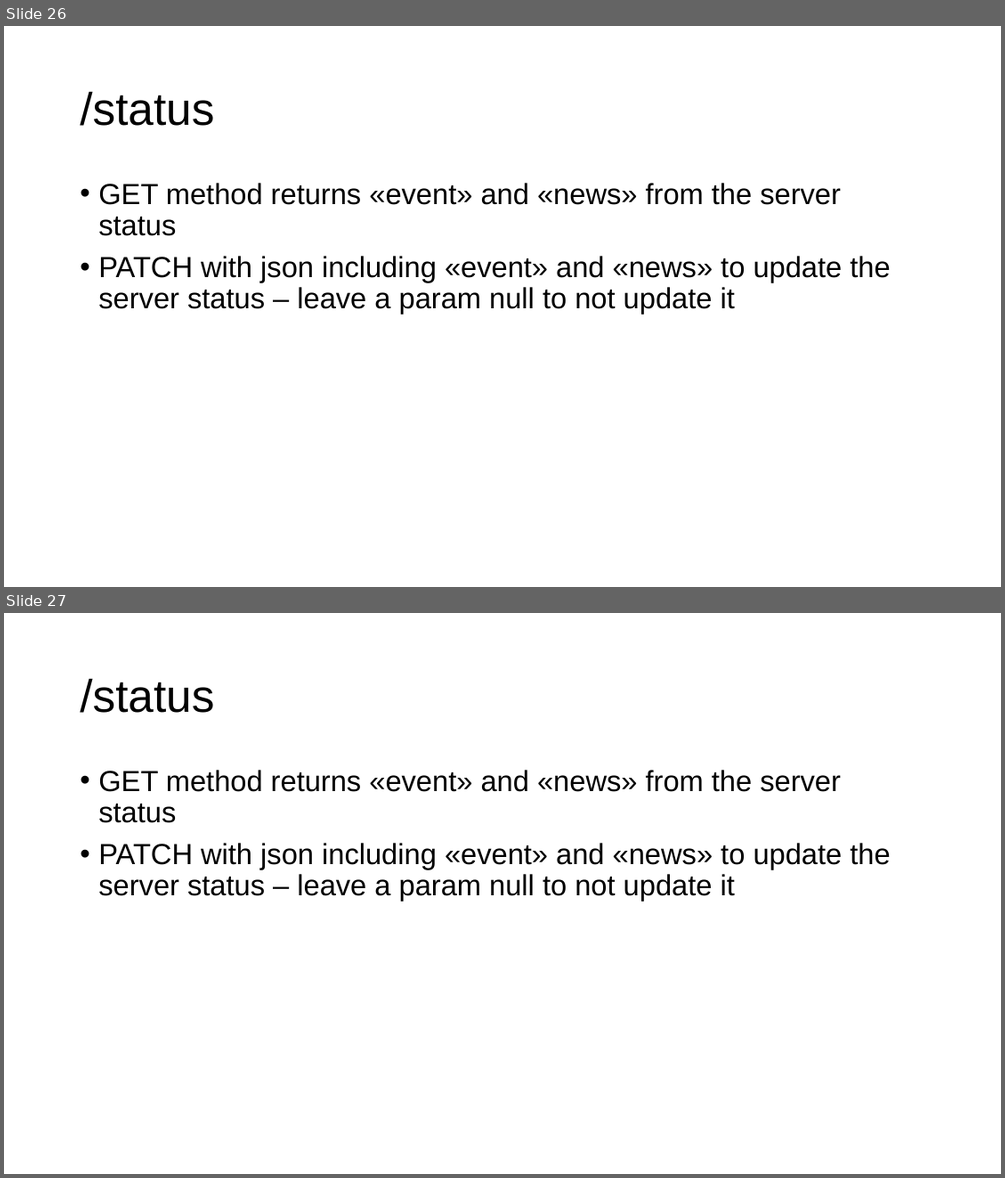
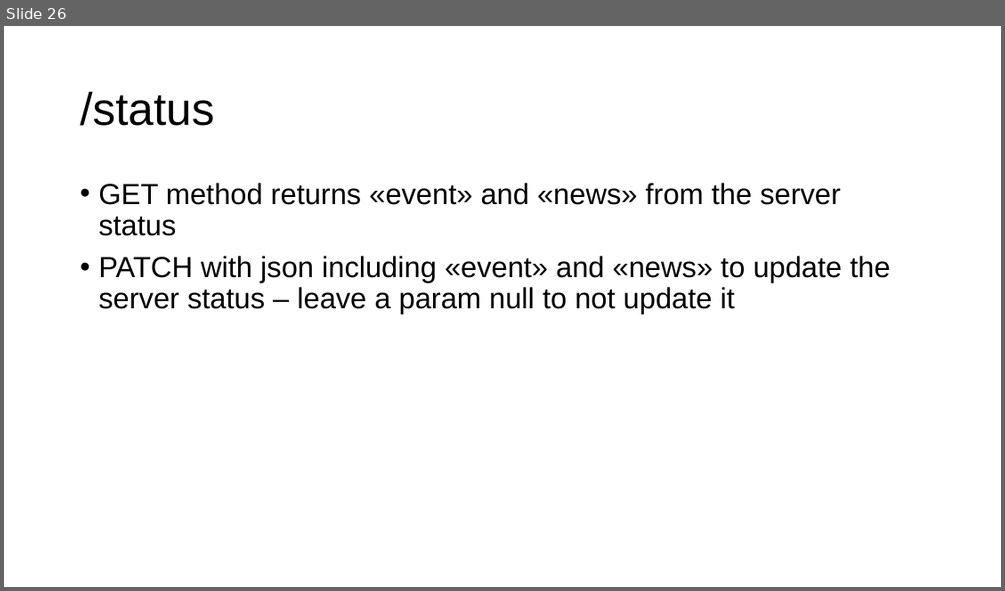
Before and after one commit to gmfk07/iu2018-backend, a slide deck: iu-spec-backend.pptx. Shown one above the other, each under a label of ours: slides 26 and 27 before the commit, slide 26 after it. The pictures are 1005x1178 and 1005x591 pixels, drawn with LibreOffice and Linux fonts; fonts in the diff are those of the drawing. Boxes give left, top, right and bottom in pixels: in the first picture for what was removed or moved away, otherwise in the second. Text is boxed around its words. In the diff, an @@ line names an element or a change of style, - is before the commit and + after.

```diff
--- a/iu-spec-backend.pptx
+++ b/iu-spec-backend.pptx
@@ slide 27 removed at (4,613,1001,1174), background #FFFFFF @@
@@ title removed at (80,678,214,713) @@
-/status
@@ text removed at (98,770,890,900) @@
-• GET method returns «event» and «news» from the server status
-• PATCH with json including «event» and «news» to update the server status – leave a param null to not update it
```
Also in this commit, not shown: 2 slides changed, 5 other files.
